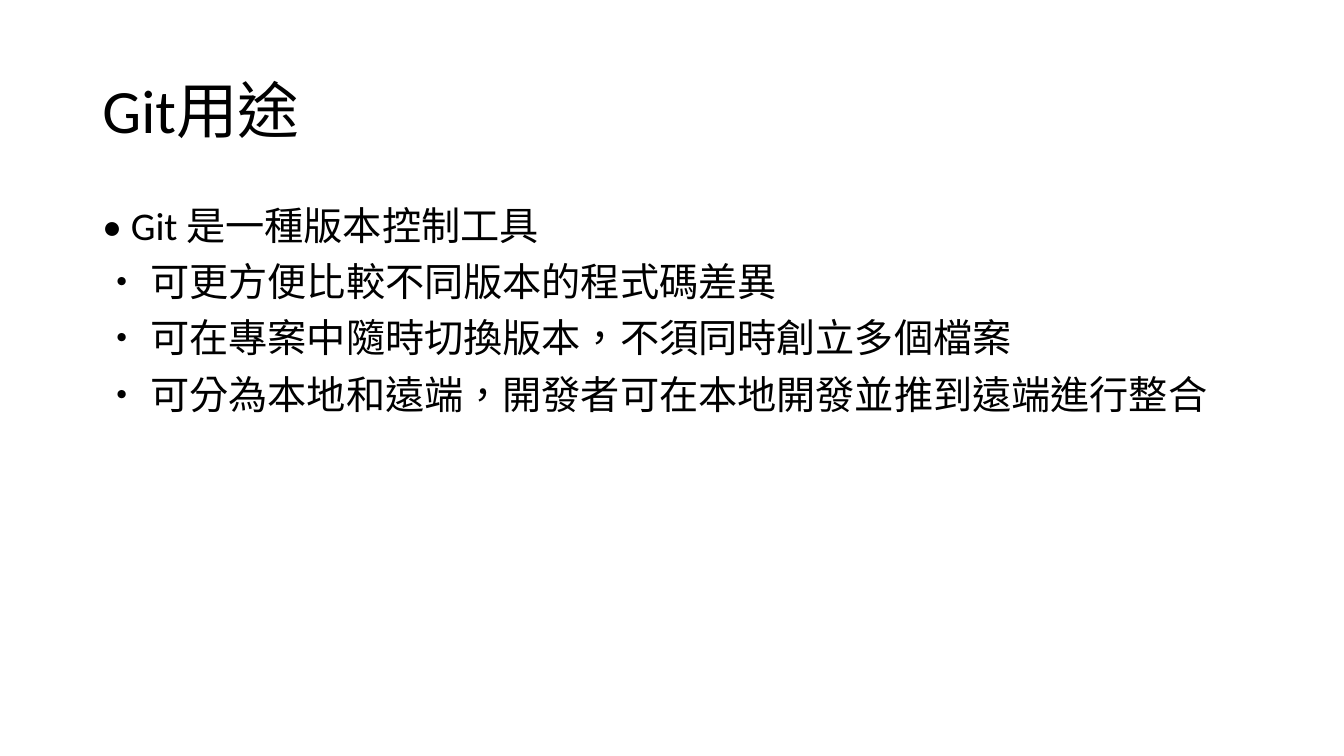
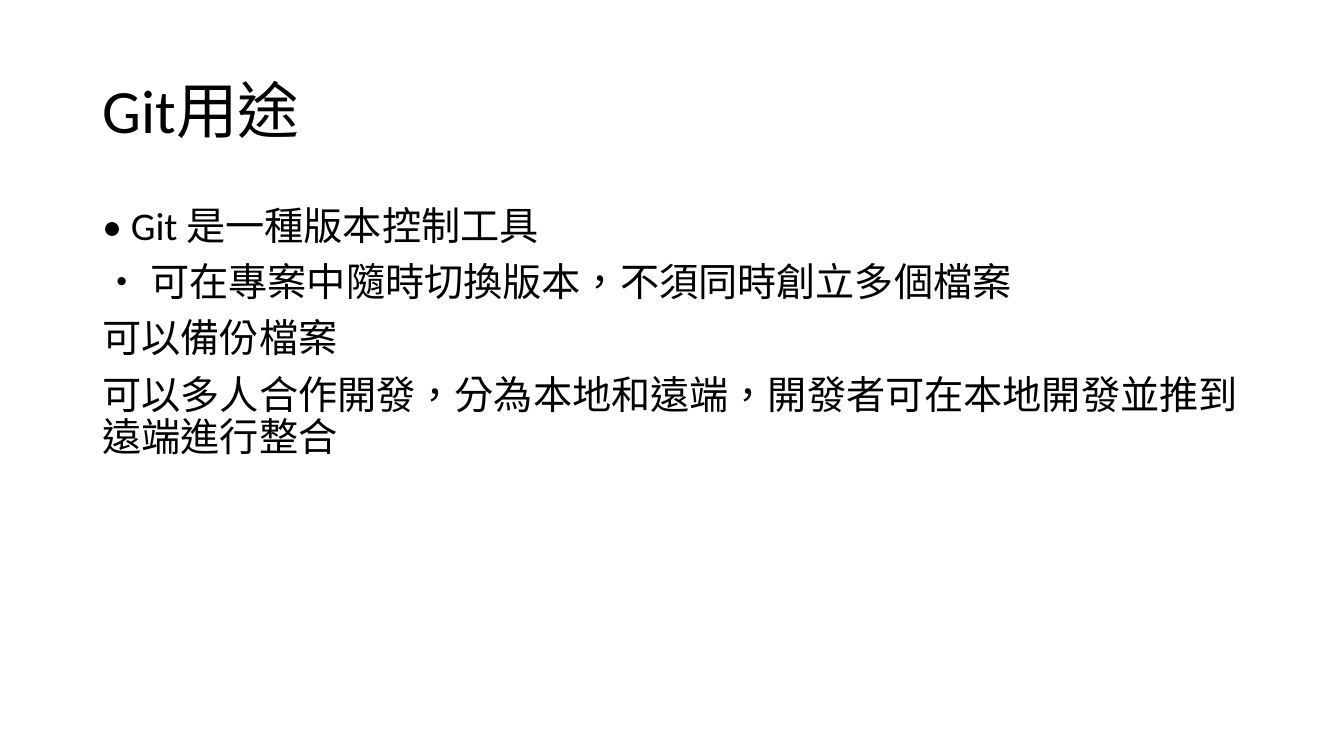
Before and after one commit to choco2001/ppt, a slide deck: slide 3 of test.pptx. Drawn at 1344x756 pixels with LibreOffice and Linux fonts; fonts in the diff are those of the drawing. Boxes give left, top, right and bottom in pixels: in the first picture for what was removed or moved away, otherwise in the second. Text is boxed around its words. In the diff, an @@ line names an element or a change of style, - is before the commit and + after.

```diff
--- a/test.pptx
+++ b/test.pptx
@@ text at (150,263,776,300): paragraph removed @@
-• 可更方便比較不同版本的程式碼差異
@@ text at (102,319,1237,455): text changed @@
-• 可分為本地和遠端，開發者可在本地開發並推到遠端進行整合
+可以備份檔案
+可以多人合作開發，分為本地和遠端，開發者可在本地開發並推到遠端進行整合
```
Also in this commit, not shown: 1 other slide changed.
